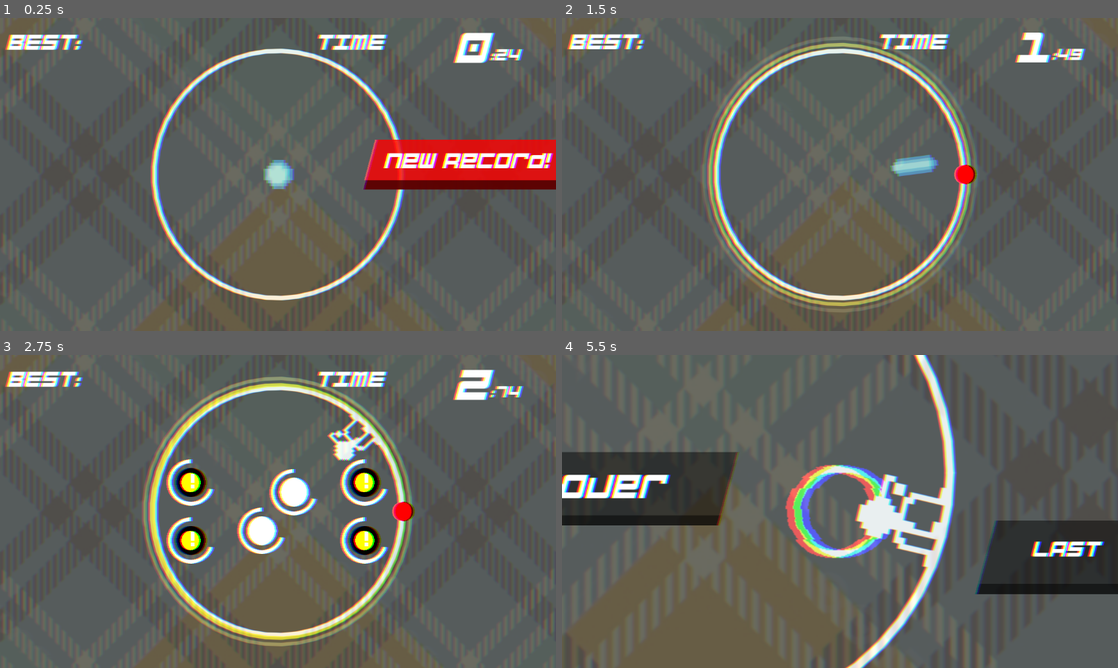
Above: before the commit, frames 1-4 (two rows, left to right).
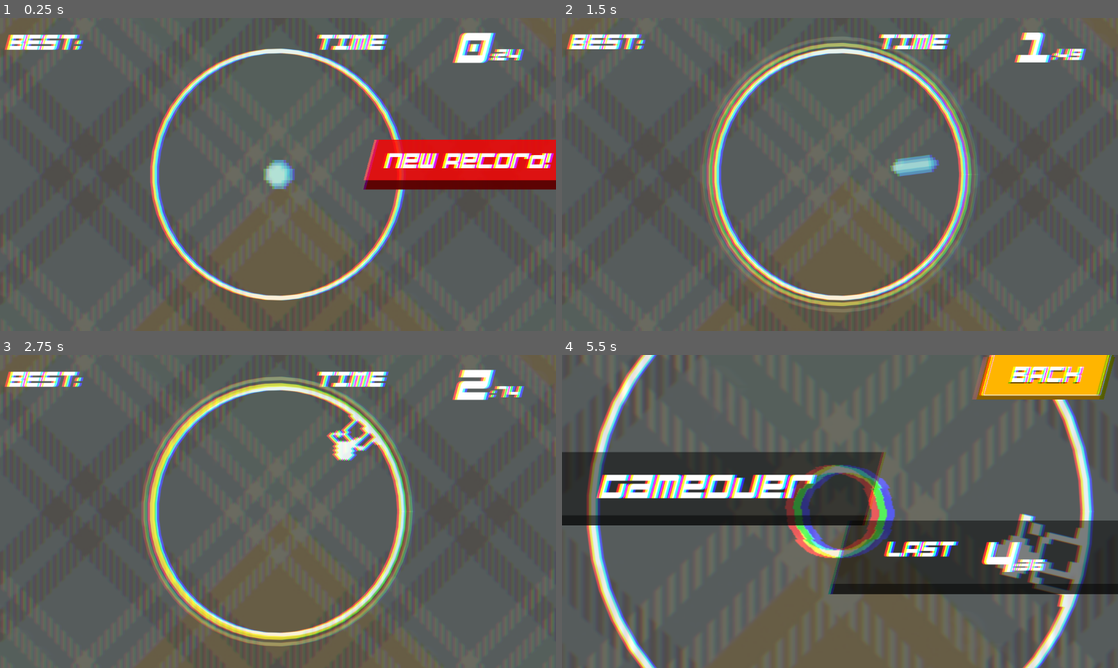
Above: after the commit, the same moments.

Repository: jokw1228/Slay_The_Circle
Game: Godot game, scene res://scenes/rooms/RoomTest/RoomTest.tscn
Two runs of this game, one before a commit and one after it. Both use one fixed random seed, a clock stepped at 60 frames per second and the inputs below. This scene is started directly instead of the project's main scene. Sound files missing from this copy of the repository are replaced by a short silence.
Inputs (mouse positions are in pixels of both pictures, inside the frame that each line leads up to):
- Up to frame 1 (0.25 s): no input
- Up to frame 2 (1.5 s): move the mouse to (962, 158) at 0.52 s; click (962, 158) at 0.67 s; move the mouse to (728, 190) at 1.27 s; click (728, 190) at 1.42 s
- Up to frame 3 (2.75 s): move the mouse to (333, 442) at 2.02 s; click (333, 442) at 2.17 s
- Up to frame 4 (5.5 s): move the mouse to (812, 574) at 2.77 s; click (812, 574) at 2.92 s; move the mouse to (1006, 558) at 3.52 s; click (1006, 558) at 3.67 s; move the mouse to (673, 464) at 4.27 s; click (673, 464) at 4.42 s; move the mouse to (867, 511) at 5.02 s; click (867, 511) at 5.17 s

The runs differ from the first frame. In frame 1, 2.4% of the frame differs, in the area x 0-100%, y 4-90%; in frame 2, 2.7%; in frame 3, 7.3%; in frame 4, 31%, in the area x 0-100%, y 0-100%.

Commit message:
level design

Diff:
--- a/scenes/bombgenerators/BombGenerator.gd
+++ b/scenes/bombgenerators/BombGenerator.gd
@@ -25,7 +25,7 @@
 
 func add_bomb(bomb_instance: Bomb, waiting_time: float):
 	await get_tree().create_timer(waiting_time).timeout
-	get_tree().current_scene.add_child(bomb_instance)
+	get_tree().current_scene.call_deferred("add_child", bomb_instance)
 
 
 func create_normal_bomb(bomb_position: Vector2, warning_time: float, bomb_time: float):
@@ -37,7 +37,7 @@
 	var timer = inst.get_node("BombTimer")
 	timer.set_time = bomb_time
 
-	get_tree().current_scene.add_child(inst2)
+	get_tree().current_scene.call_deferred("add_child", inst2)
 	Utils.attach_node(inst, inst2)
 	add_bomb(inst, warning_time)
 	return inst
@@ -52,7 +52,7 @@
 	var timer = inst.get_node("BombTimer")
 	timer.set_time = bomb_time
 
-	get_tree().current_scene.add_child(inst2)
+	get_tree().current_scene.call_deferred("add_child", inst2)
 	Utils.attach_node(inst, inst2)
 	add_bomb(inst, warning_time)
 	return inst
@@ -68,7 +68,7 @@
 	timer.set_time = bomb_time
 	inst.id = bomb_id
 
-	get_tree().current_scene.add_child(inst2)
+	get_tree().current_scene.call_deferred("add_child", inst2)
 	Utils.attach_node(inst, inst2)
 	add_bomb(inst, warning_time)
 	return inst
@@ -83,7 +83,7 @@
 	var timer = inst.get_node("BombTimer")
 	timer.set_time = bomb_time
 
-	get_tree().current_scene.add_child(inst2)
+	get_tree().current_scene.call_deferred("add_child", inst2)
 	Utils.attach_node(inst, inst2)
 	add_bomb(inst, warning_time)
 	return inst
@@ -99,7 +99,7 @@
 	timer.set_time = bomb_time
 	inst.rotation_speed_up_value = speed_up_value
 
-	get_tree().current_scene.add_child(inst2)
+	get_tree().current_scene.call_deferred("add_child", inst2)
 	Utils.attach_node(inst, inst2)
 	add_bomb(inst, warning_time)
 	return inst
@@ -115,7 +115,7 @@
 	timer.set_time = bomb_time
 	inst.game_speed_up_value = speed_up_value
 
-	get_tree().current_scene.add_child(inst2)
+	get_tree().current_scene.call_deferred("add_child", inst2)
 	Utils.attach_node(inst, inst2)
 	add_bomb(inst, warning_time)
 	return inst
@@ -124,4 +124,4 @@
 func create_bomb_link(bomb1: Bomb, bomb2: Bomb):
 	var link = bomb_link.instantiate()
 	link.set_child_bombs(bomb1, bomb2)
-	get_tree().current_scene.add_child(link)
+	get_tree().current_scene.call_deferred("add_child", link)
--- a/scenes/bombgenerators/testbombgenerators/JinhyunBombGenerator.gd
+++ b/scenes/bombgenerators/testbombgenerators/JinhyunBombGenerator.gd
@@ -1,58 +1,99 @@
 extends BombGenerator
 
 func _ready():
-	await get_tree().create_timer(1.0).timeout
+	await get_tree().create_timer(3.0).timeout
 
 	#pattern_smile_face()
 	#await get_tree().create_timer(5.5).timeout
 	#
 	#pattern_angry_face()
 	#await get_tree().create_timer(5.5).timeout
+	#
+	#pattern_numeric(12)
+	#await get_tree().create_timer(5.5).timeout
+	#
+	#pattern_spiral()
+	#await get_tree().create_timer(5.5).timeout
+	#
+	#pattern_blocking()
+	#await get_tree().create_timer(5.5).timeout
 
-	pattern_numeric()
-	await get_tree().create_timer(5.5).timeout
+	pattern_rotation()
+	await  get_tree().create_timer(5.5).timeout
 
 
 func pattern_smile_face():
-	var bomb1 = create_normal_bomb(Vector2(-194, -62), 2, 3)
-	var bomb2 = create_normal_bomb(Vector2(-148, -123), 2, 3)
-	var bomb3 = create_normal_bomb(Vector2(-71, -65), 2, 3)
+	create_normal_bomb(Vector2(-148, -123), 2, 3)
+	create_normal_bomb(Vector2(-194, -62), 2, 3)
+	create_normal_bomb(Vector2(-71, -65), 2, 3)
 
-	var bomb4 = create_normal_bomb(Vector2(76, -67), 2, 3)
-	var bomb5 = create_normal_bomb(Vector2(124, -114), 2, 3)
-	var bomb6 = create_normal_bomb(Vector2(182, -54), 2, 3)
+	create_normal_bomb(Vector2(76, -67), 2, 3)
+	create_normal_bomb(Vector2(124, -114), 2, 3)
+	create_normal_bomb(Vector2(182, -54), 2, 3)
 
-	var bomb7 = create_hazard_bomb(Vector2(-199, 95), 2, 3)
-	var bomb8 = create_hazard_bomb(Vector2(-140, 161), 2, 3)
-	var bomb9 = create_hazard_bomb(Vector2(-60, 208), 2, 3)
-	var bomb10 = create_hazard_bomb(Vector2(28, 208), 2, 3)
-	var bomb11 = create_hazard_bomb(Vector2(109, 179), 2, 3)
-	var bomb12 = create_hazard_bomb(Vector2(158, 122), 2, 3)
-	var bomb13 = create_hazard_bomb(Vector2(193, 78), 2, 3)
+	create_hazard_bomb(Vector2(-199, 95), 2, 3)
+	create_hazard_bomb(Vector2(-140, 161), 2, 3)
+	create_hazard_bomb(Vector2(-60, 208), 2, 3)
+	create_hazard_bomb(Vector2(28, 208), 2, 3)
+	create_hazard_bomb(Vector2(109, 179), 2, 3)
+	create_hazard_bomb(Vector2(158, 122), 2, 3)
+	create_hazard_bomb(Vector2(193, 78), 2, 3)
 
 func pattern_angry_face():
-	var bomb1 = create_normal_bomb(Vector2(-176, -152), 2, 3)
-	var bomb2 = create_normal_bomb(Vector2(-102, -101), 2, 3)
+	create_normal_bomb(Vector2(-176, -152), 2, 3)
+	create_normal_bomb(Vector2(-102, -101), 2, 3)
 
-	var bomb3 = create_normal_bomb(Vector2(105, -106), 2, 3)
-	var bomb4 = create_normal_bomb(Vector2(185, -149), 2, 3)
+	create_normal_bomb(Vector2(105, -106), 2, 3)
+	create_normal_bomb(Vector2(185, -149), 2, 3)
 
-	var bomb5 = create_hazard_bomb(Vector2(-192, 145), 2, 3)
-	var bomb6 = create_hazard_bomb(Vector2(-135, 108), 2, 3)
-	var bomb7 = create_hazard_bomb(Vector2(-59, 95), 2, 3)
-	var bomb8 = create_hazard_bomb(Vector2(14, 94), 2, 3)
-	var bomb9 = create_hazard_bomb(Vector2(97, 112), 2, 3)
-	var bomb10 = create_hazard_bomb(Vector2(172, 147), 2, 3)
+	create_hazard_bomb(Vector2(-192, 145), 2, 3)
+	create_hazard_bomb(Vector2(-135, 108), 2, 3)
+	create_hazard_bomb(Vector2(-59, 95), 2, 3)
+	create_hazard_bomb(Vector2(14, 94), 2, 3)
+	create_hazard_bomb(Vector2(97, 112), 2, 3)
+	create_hazard_bomb(Vector2(172, 147), 2, 3)
 
-func pattern_numeric():
-	var bomb1 = create_numeric_bomb(Vector2(-182, 169), 0.5, 1.5, 1)
-	await get_tree().create_timer(1.0).timeout
+func pattern_numeric(num: int):
+	var player_position: Vector2 = PlayingFieldInterface.get_player_position()
+	var rotation_box: Array = [PI/2, PI, -PI/2, 0]
 
-	var bomb2 = create_numeric_bomb(Vector2(180, 160), 0.5, 1.5, 2)
-	await get_tree().create_timer(1.0).timeout
+	for i in range(num):
+		create_numeric_bomb(player_position.rotated(rotation_box[i%4]) * 0.8, 0.3, 1, i+1)
+		await get_tree().create_timer(0.3).timeout
 
-	var bomb3 = create_numeric_bomb(Vector2(15, -229), 0.5, 1.5, 3)
-	await get_tree().create_timer(1.0).timeout
+func pattern_numeric_inv(num: int):
+	var player_position: Vector2 = PlayingFieldInterface.get_player_position()
+	var rotation_box: Array = [-PI/2, PI, PI/2, 0]
 
-	var bomb4 = create_numeric_bomb(Vector2(-8, 229), 0.5, 1.5, 4)
-	await get_tree().create_timer(1.0).timeout
+	for i in range(num):
+		create_numeric_bomb(player_position.rotated(rotation_box[i%4]) * 0.8, 0.3, 1, i+1)
+		await get_tree().create_timer(0.3).timeout
+
+func pattern_spiral():
+	var init_position: Vector2 = Vector2.UP
+
+	for i in range(16):
+		create_normal_bomb(init_position.rotated(i*PI/3) * (i+1) * 14, 0.3, 3)
+		await  get_tree().create_timer(0.2).timeout
+
+func pattern_blocking():
+	var player_position: Vector2 = PlayingFieldInterface.get_player_position()
+
+	for i in range(5):
+		create_hazard_bomb(player_position.rotated((i-2)*PI/6) * 0.6, 0.5, 4)
+
+	var bomb1 = create_normal_bomb(player_position.rotated(PI/3) * -0.6, 0.3, 3)
+	var bomb2 = create_normal_bomb(player_position.rotated(-PI/3) * -0.6, 0.3, 3)
+	create_bomb_link(bomb1, bomb2)
+
+func pattern_rotation():
+	var player_position: Vector2 = PlayingFieldInterface.get_player_position()
+
+	var bomb1 = create_rotationspeedup_bomb(Vector2(0, 0), 0.5, 1, 4*PI)
+	await bomb1.tree_exited
+
+	await  get_tree().create_timer(0.2).timeout
+	PlayingFieldInterface.rotation_stop()
+	for i in range(10):
+		create_normal_bomb(player_position.rotated(PI/2) * 0.6, 0.5, 1.5)
+		await  get_tree().create_timer(1).timeout
--- a/scenes/playingfield/CircleField.gd
+++ b/scenes/playingfield/CircleField.gd
@@ -8,7 +8,6 @@
 
 @export var ReverbEffectTimer_node: Timer
 
-@export var GlowEffect_node: WorldEnvironment
 @export var BackgroundEffect_node: CanvasLayer
 
 var bomb_position = Vector2(0, 0)
@@ -77,12 +76,13 @@
 
 	await get_tree().create_timer(time_to_zoom_in).timeout
 
-	var bomb_screen_position: Vector2 = Vector2(bomb_position.x + 576 / get_viewport_rect().size.x, bomb_position.y + 324 / get_viewport_rect().size.y)
+	var bomb_screen_position: Vector2 = Vector2((bomb_position.x + 576) / get_viewport_rect().size.x, (bomb_position.y + 324) / get_viewport_rect().size.y)
 	var animation_player = BackgroundEffect_node.get_node("WaveAnimation")
 	var color_rect = BackgroundEffect_node.get_node("ColorRect")
 
-	print(get_viewport_rect().size, bomb_screen_position)
+	print(get_viewport_rect().size, bomb_position, bomb_screen_position)
 	color_rect.material.set_shader_parameter("center", bomb_screen_position)
+	print(color_rect.material.get_shader_parameter("center"))
 	animation_player.play("MoveWaveOut")
 
 	inst.survival_time = time_to_scale + blink_delay * 2 * number_of_blinks + faded_delay
--- a/scenes/playingfield/CircleField.tscn
+++ b/scenes/playingfield/CircleField.tscn
@@ -7,10 +7,10 @@
 [sub_resource type="ShaderMaterial" id="ShaderMaterial_5l36b"]
 shader = ExtResource("3_52ji7")
 shader_parameter/center = Vector2(0.5, 0.5)
-shader_parameter/force = 0.025
+shader_parameter/force = 0.03
 shader_parameter/size = 0.95
-shader_parameter/thickness = 0.085
-shader_parameter/offset = 0.003
+shader_parameter/thickness = 0.09
+shader_parameter/offset = 0.004
 
 [sub_resource type="Animation" id="Animation_gw28w"]
 resource_name = "MoveWaveIn"
@@ -48,10 +48,10 @@
 tracks/1/interp = 1
 tracks/1/loop_wrap = true
 tracks/1/keys = {
-"times": PackedFloat32Array(0, 0.6),
-"transitions": PackedFloat32Array(1, 1),
+"times": PackedFloat32Array(0.6),
+"transitions": PackedFloat32Array(1),
 "update": 0,
-"values": [Vector2(0.5, 0.5), Vector2(0.5, 0.5)]
+"values": [Vector2(0.5, 0.5)]
 }
 
 [sub_resource type="Animation" id="Animation_nemvi"]
--- a/scenes/playingfield/PlayingField.gd
+++ b/scenes/playingfield/PlayingField.gd
@@ -9,7 +9,7 @@
 @export var PlayingFieldUI_node: PlayingFieldUI
 @export var Player_node: Player
 
-@export var CircleField_node: CircleField
+@export var CircleField_node: StaticBody2D
 
 signal game_start
 signal game_over
@@ -83,5 +83,8 @@
 func rotation_inversion():
 	PlayingFieldCamera_node.rotation_inversion()
 
+func rotation_stop():
+	PlayingFieldCamera_node.rotation_stop()
+
 func merge_transition(x):
 	PlayingFieldCamera_node.add_transition(x)
--- a/scenes/playingfield/PlayingFieldCamera.gd
+++ b/scenes/playingfield/PlayingFieldCamera.gd
@@ -24,10 +24,10 @@
 
 func rotation_stop():
 	rotation_amount = 0
-	await get_tree().create_timer(2.0).timeout
-	rotation_transition()
-	await get_tree().create_timer(0.4).timeout
-	rotation_reset()
+	#await get_tree().create_timer(2.0).timeout
+	#rotation_transition()
+	#await get_tree().create_timer(0.4).timeout
+	#rotation_reset()
 
 func rotation_reset():
 	rotation = 0
--- a/scenes/playingfield/PlayingFieldInterface.gd
+++ b/scenes/playingfield/PlayingFieldInterface.gd
@@ -26,6 +26,9 @@
 func rotation_inversion():
 	get_PlayingField_node().rotation_inversion()
 
+func rotation_stop():
+	get_PlayingField_node().rotation_stop()
+
 func game_speed_up(up: float):
 	Engine.time_scale += up
 
--- a/scenes/rooms/RoomTest/RoomTest.tscn
+++ b/scenes/rooms/RoomTest/RoomTest.tscn
@@ -1,9 +1,9 @@
 [gd_scene load_steps=3 format=3 uid="uid://i31oljejy0t3"]
 
-[ext_resource type="PackedScene" uid="uid://d0ee8kj7eehrb" path="res://scenes/bombgenerators/testbombgenerators/KiyongBombGenerator.tscn" id="2_saqrn"]
+[ext_resource type="PackedScene" uid="uid://d2fpu5ele61us" path="res://scenes/bombgenerators/testbombgenerators/JinhyunBombGenerator.tscn" id="2_wedxu"]
 [ext_resource type="PackedScene" uid="uid://dntg6argh8n3n" path="res://scenes/playingfield/PlayingField.tscn" id="2_xnsv4"]
 
 [node name="RoomTest" type="Node2D"]
 
 [node name="PlayingField" parent="." instance=ExtResource("2_xnsv4")]
-BombGenerator_scene = ExtResource("2_saqrn")
+BombGenerator_scene = ExtResource("2_wedxu")
